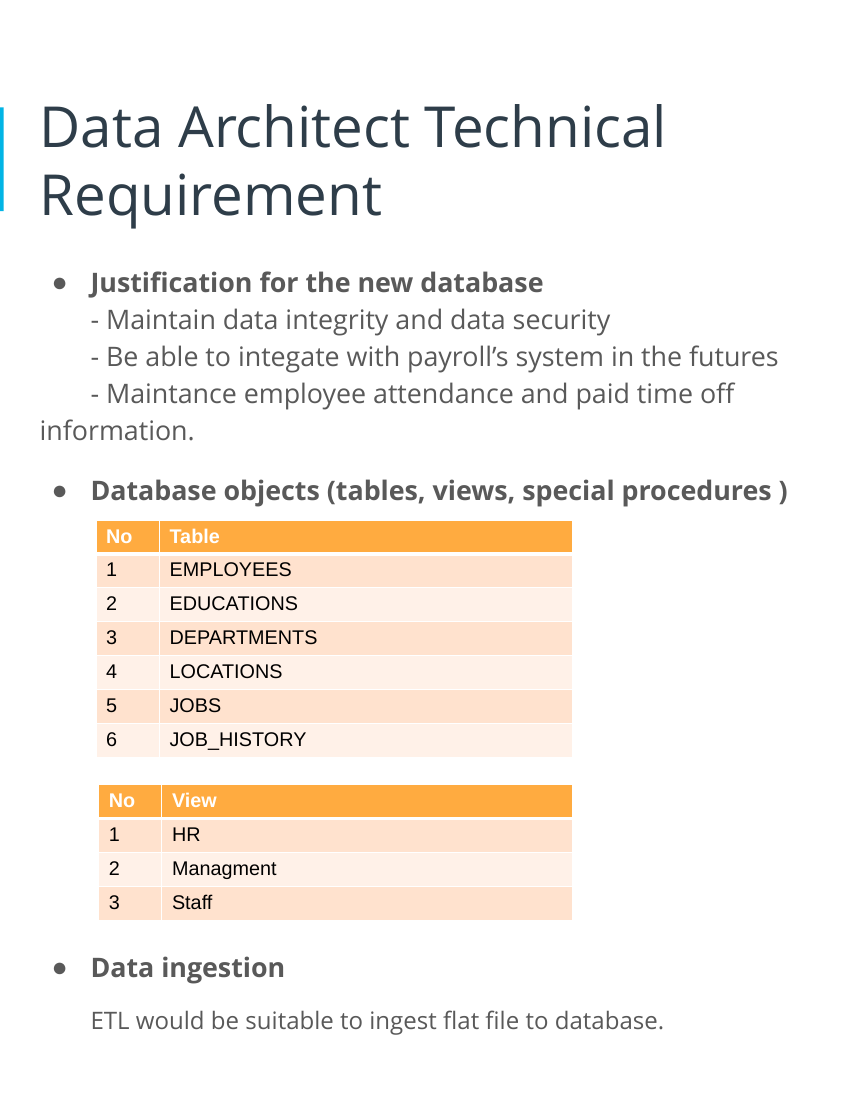
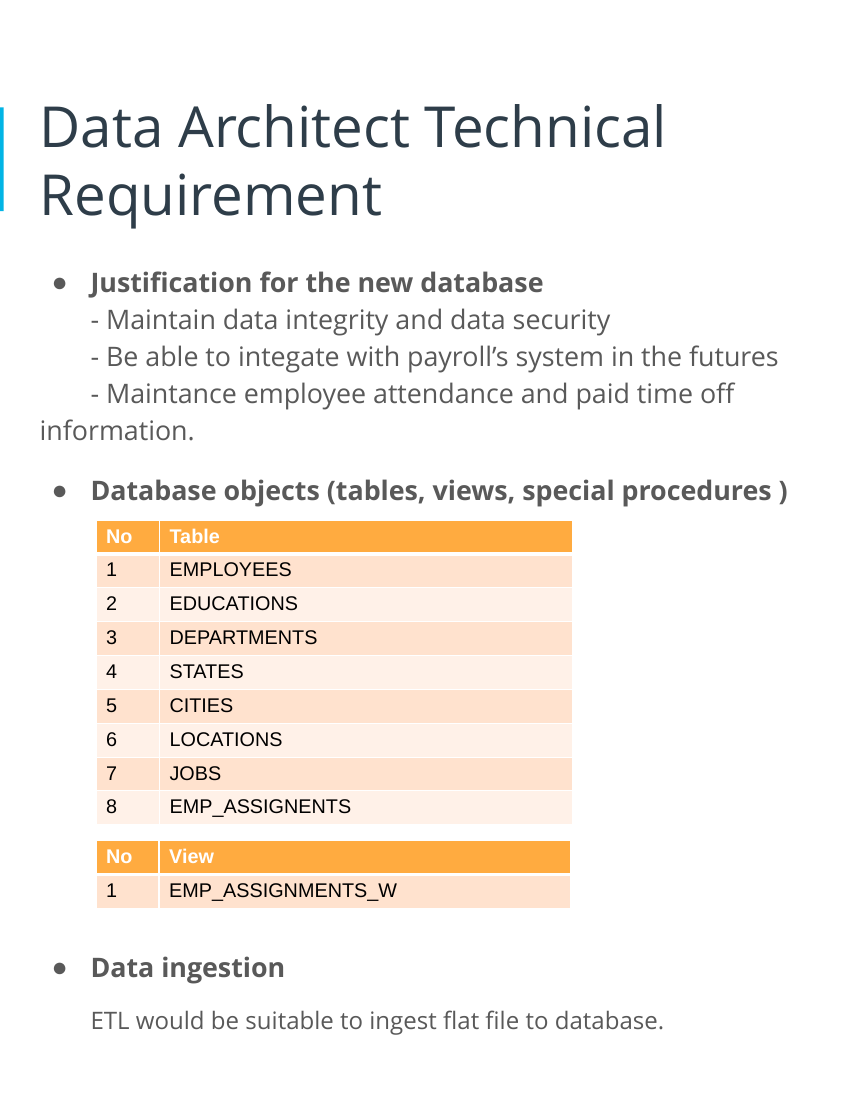
Before and after one commit to fuongcao/udacity-data-achitect, a slide deck: slide 8 of 1- Designing an HR Database/proposal.pptx. Drawn at 865x1120 pixels with LibreOffice and Linux fonts; fonts in the diff are those of the drawing. Boxes give left, top, right and bottom in pixels: in the first picture for what was removed or moved away, otherwise in the second. Text is boxed around its words. In the diff, an @@ line names an element or a change of style, - is before the commit and + after.

```diff
--- a/1- Designing an HR Database/proposal.pptx
+++ b/1- Designing an HR Database/proposal.pptx
@@ table at <box>96,520,573,825</box> @@
-row 5: 4 | LOCATIONS
-row 6: 5 | JOBS
-row 7: 6 | JOB_HISTORY
+row 5: 4 | STATES
+row 6: 5 | CITIES
+row 7: 6 | LOCATIONS
+row 8: 7 | JOBS
+row 9: 8 | EMP_ASSIGNENTS
@@ table at <box>96,841,570,1078</box> @@
-row 2: 1 | HR
-row 3: 2 | Managment
-row 4: 3 | Staff
+row 2: 1 | EMP_ASSIGNMENTS_W
@@ table: place and size @@
-table at <box>99,784,573,1021</box>
+table at <box>96,841,570,1078</box>
```
Also in this commit, not shown: 14 other slides changed, 2 slides added, 11 other files.
